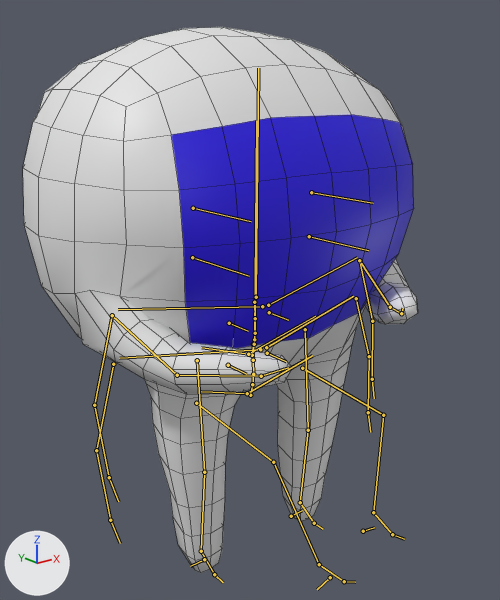
One commit to the Blender file Blender/draft.blend: the scene before it, then after it.
Both versions are drawn from a 50 mm lens placed at (-3.47, -4.26, 4.07), pointed at (0.05, 0.14, 2.31). Every picture has the same lights, and +X, +Y and +Z are marked at lower left. Both versions are drawn at frame 20 of the action 'metarig typingAction'; the numbers are the values there. The bones that bend it are drawn over the model as lines. Mesh edges are drawn as thin lines.
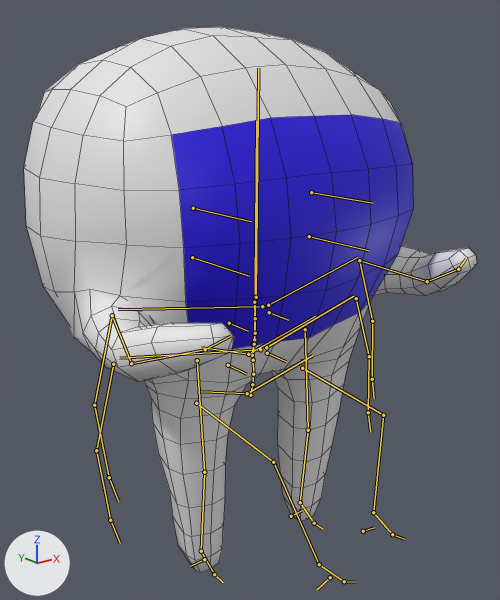
What differs and where, as boxes [x1, y1, x2, y2] in the pictures (500 x 600 px):
```json
{"object": "Cube.001", "change": "posed", "before": [23, 27, 417, 573], "after": [24, 27, 477, 573], "on screen": "15% wider"}
{"bone": "upper_arm.L", "before": "(359, 260) to (390, 307)", "after": "(359, 260) to (427, 281)"}
{"bone": "forearm.L", "before": "(390, 307) to (401, 313)", "after": "(427, 281) to (458, 269)"}
{"bone": "upper_arm.R", "before": "(112, 315) to (177, 375)", "after": "(112, 315) to (131, 363)"}
{"bone": "forearm.R", "before": "(177, 375) to (261, 376)", "after": "(131, 363) to (205, 349)"}
```

The change, as JSON lines over the scene's bpy script:
```json
{"block": "bone_upper_arm_l", "where": "bone_upper_arm_l = bpy.data.objects['metarig typing'].pose.bones['upper_arm.L']  # child of 'shoulder.L'"}
{"op": "set", "path": "bone_upper_arm_l.rotation_quaternion", "old": "(0.81, 0.509, 0.121, -0.264)", "new": "(0.8, 0.593, -0.094, 0.007)", "note": "degrees (59, 28, -20) -> degrees (74, -9, -6)"}
{"block": "bone_forearm_l", "where": "bone_forearm_l = bpy.data.objects['metarig typing'].pose.bones['forearm.L']  # child of 'upper_arm.L'"}
{"op": "set", "path": "bone_forearm_l.rotation_quaternion", "old": "(0.954, 0.297, -0.015, 0.046)", "new": "(0.921, 0.361, -0.095, -0.108)", "note": "degrees (34, -3, 4) -> degrees (44, -6, -16)"}
{"block": "bone_upper_arm_r", "where": "bone_upper_arm_r = bpy.data.objects['metarig typing'].pose.bones['upper_arm.R']  # child of 'shoulder.R'"}
{"op": "set", "path": "bone_upper_arm_r.rotation_quaternion", "old": "(0.834, 0.472, -0.14, 0.249)", "new": "(0.802, 0.592, 0.076, 0.004)", "note": "degrees (54, -28, 19) -> degrees (73, 7, 6)"}
{"block": "bone_forearm_r", "where": "bone_forearm_r = bpy.data.objects['metarig typing'].pose.bones['forearm.R']  # child of 'upper_arm.R'"}
{"op": "set", "path": "bone_forearm_r.rotation_quaternion", "old": "(0.963, 0.266, 0.016, -0.045)", "new": "(0.942, 0.31, 0.102, 0.082)", "note": "degrees (31, 3, -5) -> degrees (37, 8, 13)"}
```
